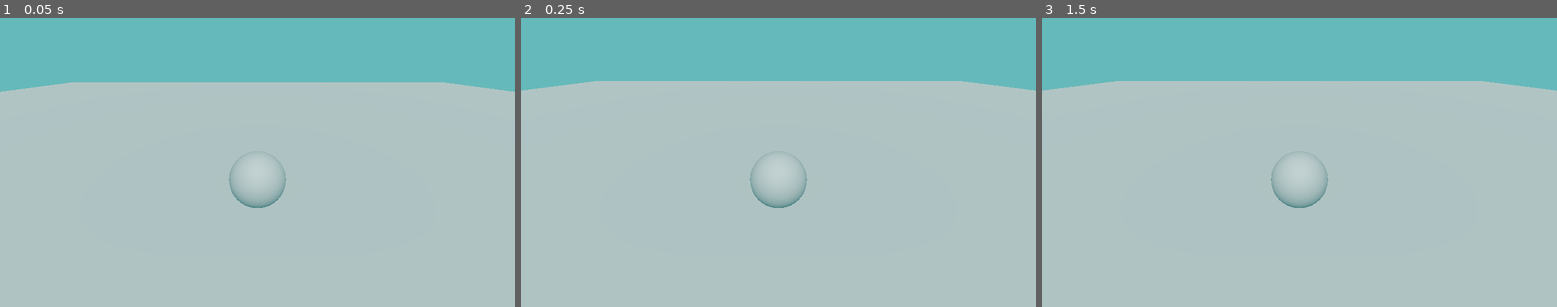
Above: before the commit, frames 1-3 (left to right).
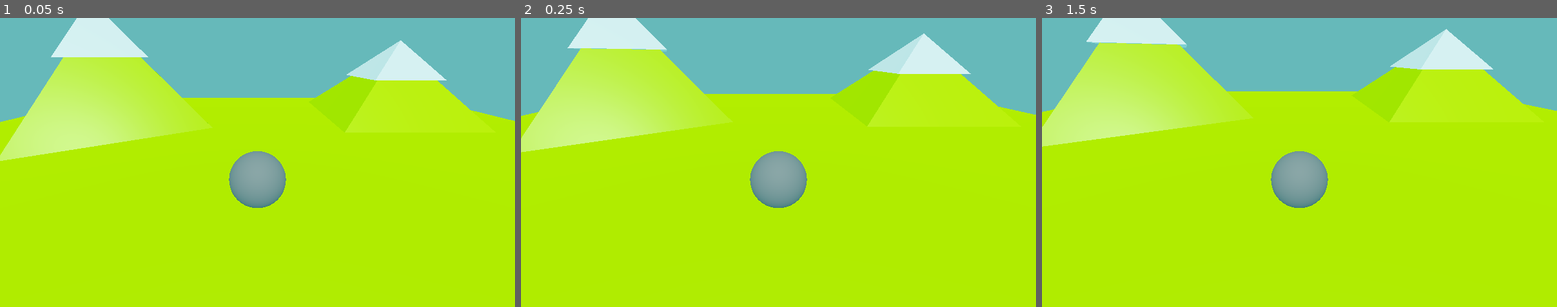
Above: after the commit, the same moments.

Repository: Samiser/pyraball
Game: Godot game, scene res://main.tscn
The game is run twice, just before and just after one commit, with the same random seed, the same clock (stepped at 60 frames per second) and the same inputs.
Inputs:
- Up to frame 1 (0.05 s): no input
- Up to frame 2 (0.25 s): no input
- Up to frame 3 (1.5 s): tap Enter at 1.25 s

The runs differ from the first frame. In frame 1, 82% of the frame differs, in the area x 0-100%, y 0-100%; in frame 2, 83%; in frame 3, 84%.

Commit message:
Added world mesh

Diff:
--- a/main.tscn
+++ b/main.tscn
@@ -1,33 +1,25 @@
-[gd_scene load_steps=5 format=3 uid="uid://bxt4ae0qrgpd0"]
+[gd_scene load_steps=4 format=3 uid="uid://bxt4ae0qrgpd0"]
 
 [ext_resource type="PackedScene" uid="uid://ccdc33vpni5bd" path="res://player.tscn" id="1_ig7tw"]
-
-[sub_resource type="PlaneMesh" id="PlaneMesh_0xm2m"]
-size = Vector2(50, 50)
-
-[sub_resource type="ConvexPolygonShape3D" id="ConvexPolygonShape3D_h2yge"]
-points = PackedVector3Array(25.3919, 0.396748, 25.3919, -25.3919, -0.396748, -25.3919, -25.3919, 0.396748, -25.3919, 25.3919, -0.396748, -25.3919, -25.3919, -0.396748, 25.3919, -25.3919, 0.396748, 25.3919, 25.3919, 0.396748, -25.3919, 25.3919, -0.396748, 25.3919)
+[ext_resource type="PackedScene" uid="uid://dp7qio86hk64j" path="res://pyra_world.fbx" id="2_0xm2m"]
 
 [sub_resource type="Environment" id="Environment_ig7tw"]
 background_mode = 1
 background_color = Color(0.4015, 0.724525, 0.73, 1)
 tonemap_mode = 2
+tonemap_white = 1.2
 
 [node name="Main" type="Node3D"]
 
 [node name="Player" parent="." instance=ExtResource("1_ig7tw")]
-transform = Transform3D(1, 0, 0, 0, 1, 0, 0, 0, 1, 0, 1, 0)
-
-[node name="StaticBody3D" type="StaticBody3D" parent="."]
-
-[node name="MeshInstance3D" type="MeshInstance3D" parent="StaticBody3D"]
-mesh = SubResource("PlaneMesh_0xm2m")
-
-[node name="CollisionShape3D" type="CollisionShape3D" parent="StaticBody3D"]
-shape = SubResource("ConvexPolygonShape3D_h2yge")
+transform = Transform3D(1, 0, 0, 0, 1, 0, 0, 0, 1, 0, 14.0369, 0)
 
 [node name="WorldEnvironment" type="WorldEnvironment" parent="."]
 environment = SubResource("Environment_ig7tw")
 
 [node name="DirectionalLight3D" type="DirectionalLight3D" parent="."]
 transform = Transform3D(1, 0, 0, 0, 0.617613, 0.786483, 0, -0.786483, 0.617613, 0, 10.4477, 12.4516)
+light_energy = 0.4
+light_indirect_energy = 0.4
+
+[node name="pyra_world" parent="." instance=ExtResource("2_0xm2m")]
Binary file added: pyra_world.fbx
Not shown, added: pyra_world.fbx.import
